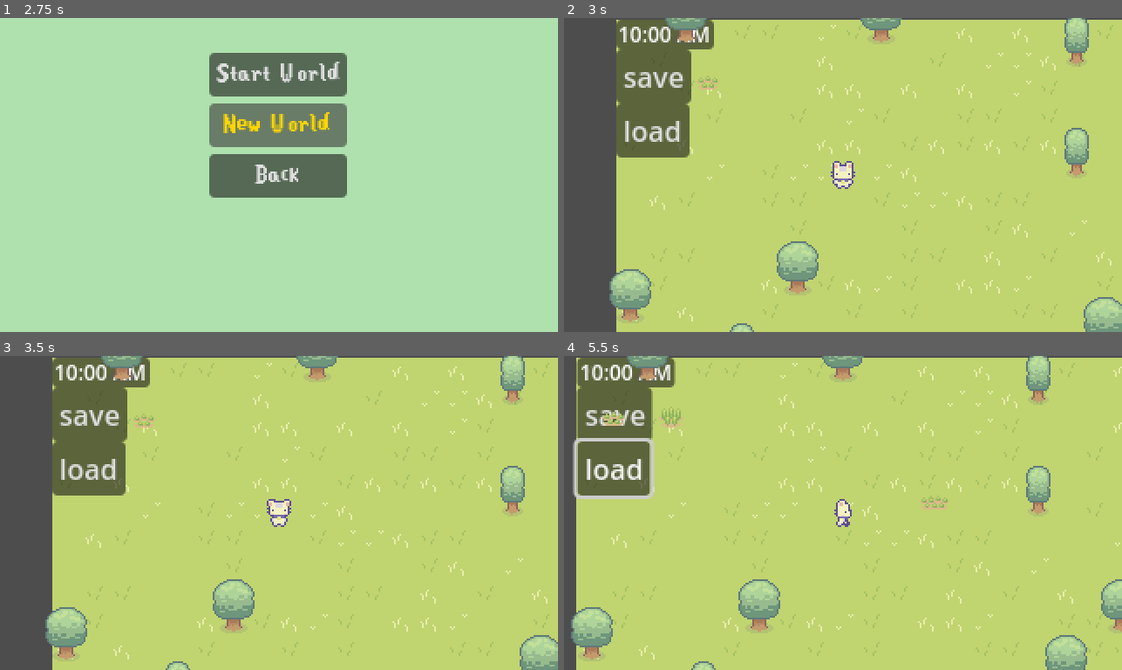
Above: before the commit, frames 1-4 (two rows, left to right).
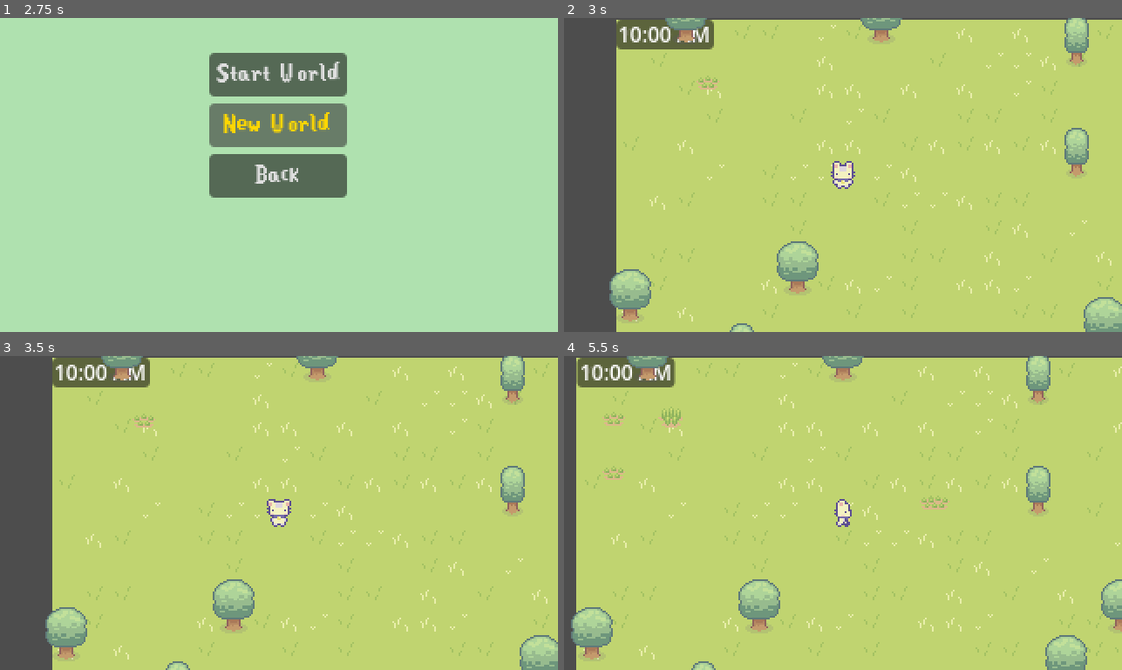
Above: after the commit, the same moments.

Repository: egd3025/everbloom
Game: Godot game, scene res://start_menu.tscn
Two runs of this game, one before a commit and one after it. Both use one fixed random seed, a clock stepped at 60 frames per second and the inputs below.
Inputs (mouse positions are in pixels of both pictures, inside the frame that each line leads up to):
- Up to frame 1 (2.75 s): click "Start" at 0.5 s; click "Back" at 1.25 s; click "Start" at 2 s
- Up to frame 2 (3 s): click "Start World" at 2.75 s
- Up to frame 3 (3.5 s): no input
- Up to frame 4 (5.5 s): click (653, 415) at 3.5 s, where only the run before the commit has a clickable "save"; click (653, 469) at 4.25 s, where only the run before the commit has a clickable "load"; move the mouse to (965, 497) at 5.02 s; hold Right (ui_right) from 5.03 s (still down); click (965, 497) at 5.1 s

Frame 1 is identical in both runs. In frame 2, 4.6% of the frame differs, in the area x 9-23%, y 10-45%; in frame 3, 4.6%; in frame 4, 4.9%, in the area x 1-17%, y 10-46%.

Commit message:
added a way to hide load and save
this adds a way to hide and show load and save but still needs to be locked to the player's view

Diff:
--- /dev/null
+++ b/EverBloom/World/saveLoadMenu.gd
@@ -0,0 +1,24 @@
+extends VBoxContainer
+
+
+# Called when the node enters the scene tree for the first time.
+func _ready():
+	hide()
+
+
+# Called every frame. 'delta' is the elapsed time since the previous frame.
+func _process(delta):
+	pass
+
+func _input(event):
+	if event.is_action_pressed("ui_cancel"):
+		show()
+
+
+
+func _on_resume_pressed():
+	hide()
+
+
+func _on_exit_pressed():
+	get_tree().quit()
--- a/EverBloom/World/world.tscn
+++ b/EverBloom/World/world.tscn
@@ -9,6 +9,7 @@
 [ext_resource type="PackedScene" uid="uid://byhgnas87o1gb" path="res://Plants/Plant.tscn" id="6_sfo2u"]
 [ext_resource type="Texture2D" uid="uid://c5r10syl42xci" path="res://cup_noodle/Basic Charakter Actions.png" id="7_j8vuu"]
 [ext_resource type="Script" path="res://World/Panel.gd" id="8_mk3i5"]
+[ext_resource type="Script" path="res://World/saveLoadMenu.gd" id="10_2aius"]
 
 [sub_resource type="CapsuleShape2D" id="CapsuleShape2D_cplsi"]
 radius = 4.0
@@ -302,19 +303,37 @@
 horizontal_alignment = 1
 vertical_alignment = 1
 
-[node name="save" type="Button" parent="Saving_Time" groups=["Persist"]]
-layout_mode = 0
-offset_top = 17.0
-offset_right = 8.0
-offset_bottom = 25.0
+[node name="saveLoadMenu" type="VBoxContainer" parent="Saving_Time"]
+layout_mode = 1
+anchors_preset = -1
+anchor_left = 2.295
+anchor_top = 5.249
+anchor_right = 2.295
+anchor_bottom = 5.249
+offset_left = -33.52
+offset_top = -64.233
+offset_right = 33.48
+offset_bottom = 71.767
+script = ExtResource("10_2aius")
+
+[node name="resume" type="Button" parent="Saving_Time/saveLoadMenu" groups=["Persist"]]
+layout_mode = 2
+text = "resume"
+
+[node name="save" type="Button" parent="Saving_Time/saveLoadMenu" groups=["Persist"]]
+layout_mode = 2
 text = "save"
 
-[node name="load" type="Button" parent="Saving_Time" groups=["Persist"]]
-layout_mode = 0
-offset_top = 48.0
-offset_right = 8.0
-offset_bottom = 56.0
+[node name="load" type="Button" parent="Saving_Time/saveLoadMenu" groups=["Persist"]]
+layout_mode = 2
 text = "load"
 
-[connection signal="pressed" from="Saving_Time/save" to="Saving_Time" method="_on_save_pressed"]
-[connection signal="pressed" from="Saving_Time/load" to="Saving_Time" method="_on_load_pressed"]
+[node name="exit" type="Button" parent="Saving_Time/saveLoadMenu" groups=["Persist"]]
+layout_mode = 2
+text = "exit
+"
+
+[connection signal="pressed" from="Saving_Time/saveLoadMenu/resume" to="Saving_Time/saveLoadMenu" method="_on_resume_pressed"]
+[connection signal="pressed" from="Saving_Time/saveLoadMenu/save" to="Saving_Time" method="_on_save_pressed"]
+[connection signal="pressed" from="Saving_Time/saveLoadMenu/load" to="Saving_Time" method="_on_load_pressed"]
+[connection signal="pressed" from="Saving_Time/saveLoadMenu/exit" to="Saving_Time/saveLoadMenu" method="_on_exit_pressed"]
Not shown: 1 places in EverBloom/World/world.tscn that only renumber resources
